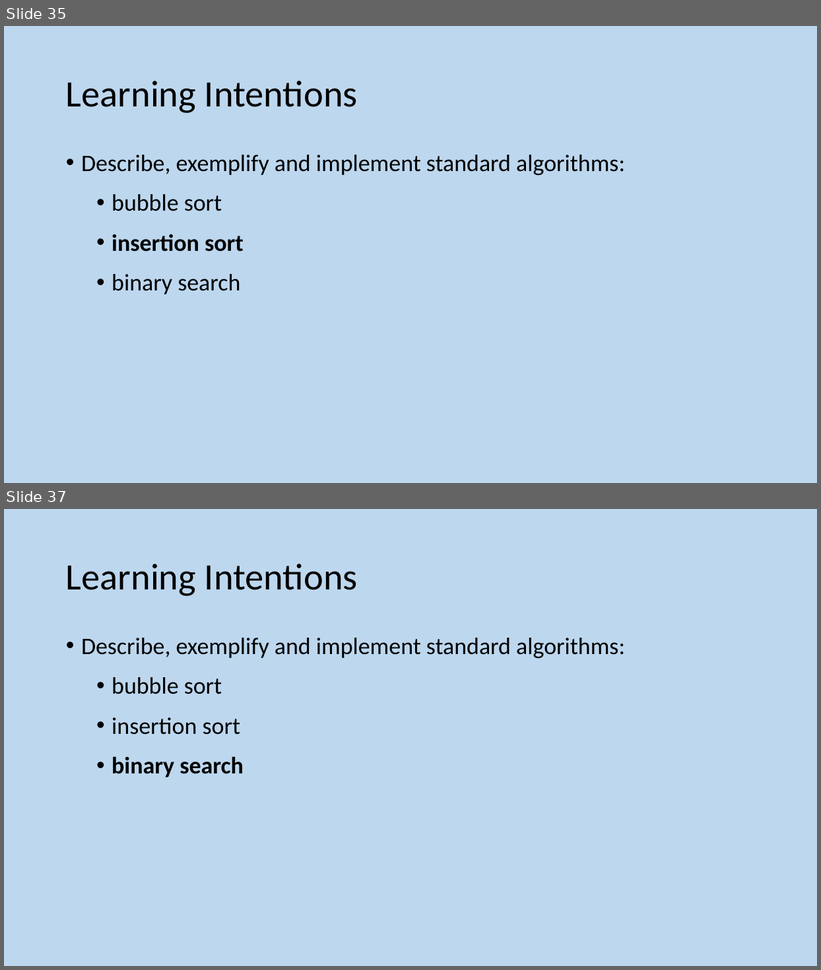
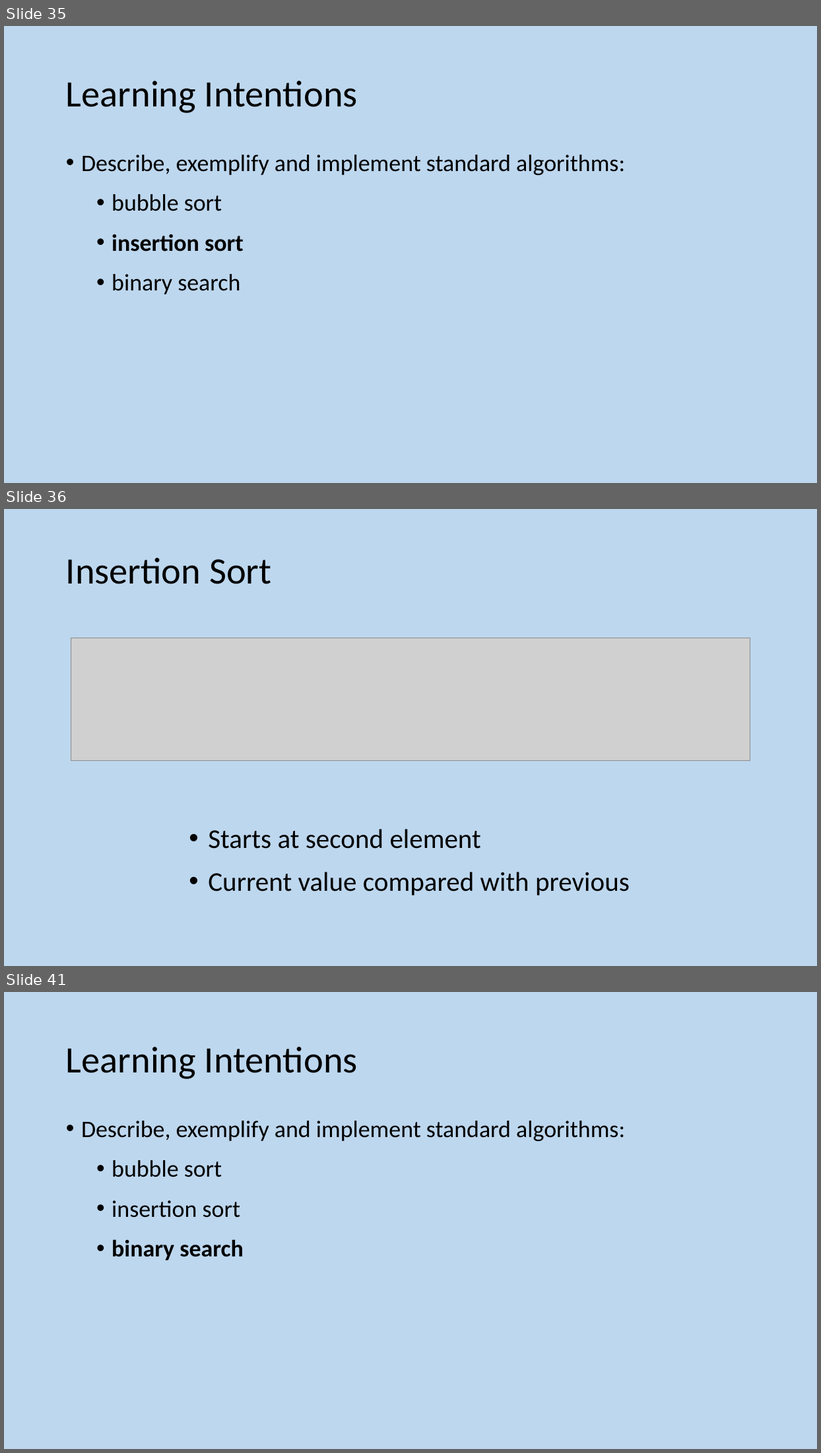
Before and after one commit to MrFriendCS/MrFriendCS.github.io, a slide deck: ah-cs/sdd/AH CS SDD Slides.pptx. Shown one above the other, each under a label of ours: slides 35 and 37 before the commit, slides 35, 36 and 41 after it; the slides between them are not shown. The pictures are 821x970 and 821x1453 pixels, drawn with LibreOffice and Linux fonts; fonts in the diff are those of the drawing; grey boxes stand for pictures. Boxes give left, top, right and bottom in pixels: in the first picture for what was removed or moved away, otherwise in the second. Text is boxed around its words. In the diff, an @@ line names an element or a change of style, - is before the commit and + after.

```diff
--- a/ah-cs/sdd/AH CS SDD Slides.pptx
+++ b/ah-cs/sdd/AH CS SDD Slides.pptx
@@ slide 36 added at [4,509,817,966], background #BDD7EE @@
@@ title added at [66,558,271,584], 44 pt, text #000000 @@
+Insertion Sort
@@ picture added at [71,638,750,761] @@
@@ text added at [208,829,630,896], 32 pt, text #000000 @@
+• Starts at second element
+• Current value compared with previous
@@ what was slide 37 is now slide 41 @@
```
Also in this commit, not shown: 1 slide changed, 9 other slides added, 2 slides removed, 6 other files.
